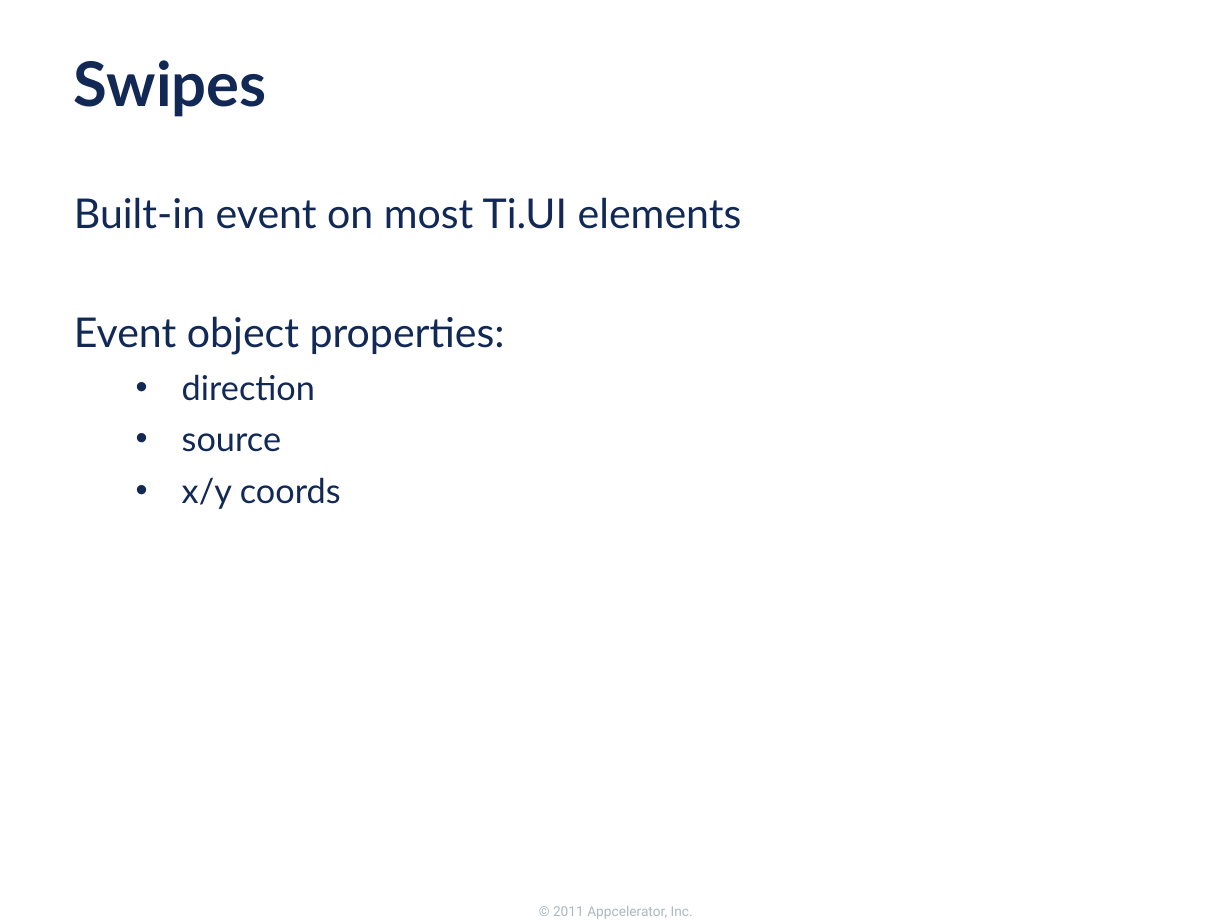
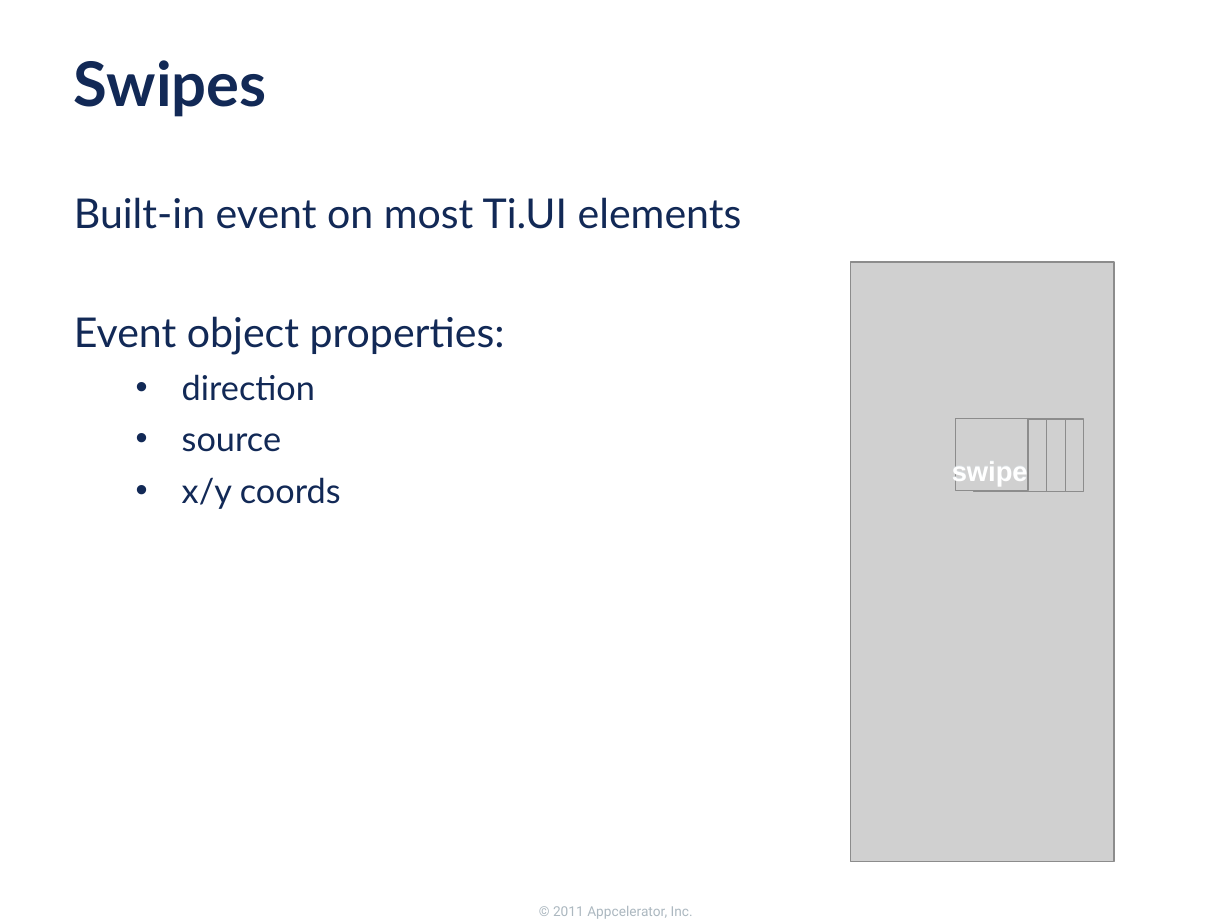
Before and after one commit to appcelerator-forks/appcelerator-training.tcmd_certification, a slide deck: slide 15 of 360/360.pptx. Drawn at 1232x924 pixels with LibreOffice and Linux fonts; fonts in the diff are those of the drawing; grey boxes stand for pictures; background and template pictures are left out. Boxes give left, top, right and bottom in pixels: in the first picture for what was removed or moved away, otherwise in the second. Text is boxed around its words. In the diff, an @@ line names an element or a change of style, - is before the commit and + after.

```diff
--- a/360/360.pptx
+++ b/360/360.pptx
@@ picture added at (850,262,1114,862) @@
@@ group added at (952,419,1084,492): 4 pictures, 1 text @@
+swipe
```
Also in this commit, not shown: 2 other slides changed.
